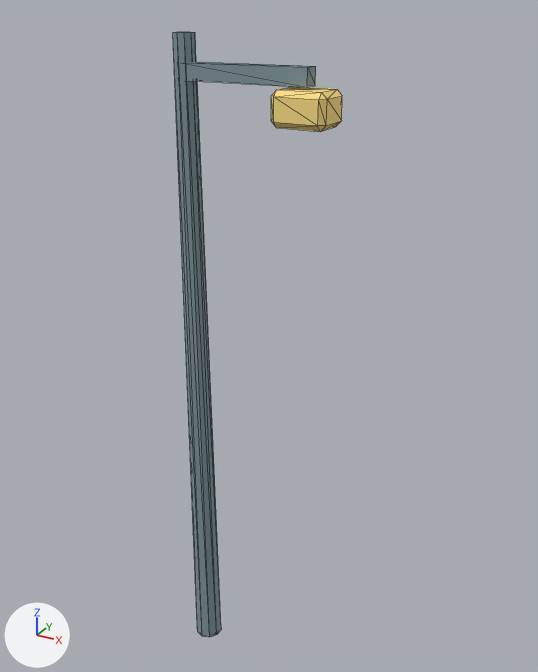
An edit to the glTF model do-not-drop/assets/models/environment/props/sm_env_prop_street_lamp.glb, drawn before and after from the same camera.
Before and after are seen from a 50 mm lens placed at (3.19, -4.58, 5.55), pointed at (0.55, 0.21, 3.15). Arrows for +X, +Y and +Z are at lower left; the lights stay in place. The picture after the commit comes second. Mesh edges are drawn as thin lines. Where no turn or scale is listed for an object, it has been applied to the vertices. Vertices at exactly the same position are counted once.

The scene before the commit, as lines of its bpy script (objects in view):
```python
me_cono_048 = bpy.data.meshes.new('Cono.048')
me_cono_048.from_pydata(...)  # a 10-sided cut cone along z (radius 0.12 at the low end, 0.08 at the high end) spanning x -0.11..0.11, y -0.12..0.12, z -2.7..2.7
me_cono_048.materials.append(mat_metal)  # greyish cyan #81979e
me_cubo_087 = bpy.data.meshes.new('Cubo.087')
me_cubo_087.from_pydata(...)  # a box spanning x -0.5..0.5, y -0.06..0.06, z -0.06..0.06
me_cubo_087.materials.append(mat_metal)  # greyish cyan #81979e
me_cubo_088 = bpy.data.meshes.new('Cubo.088')
me_cubo_088.from_pydata(...)  # 24 vertices, 44 faces; spans x -0.2..0.2, y -0.16..0.16, z -0.12..0.12
me_cubo_088.materials.append(mat_lamp)  # yellow #ffe186
ob_lamparm = bpy.data.objects.new('LampArm', me_cubo_087)
ob_lamparm.location = (0.48, 0.0, 5.15)
ob_lamphead = bpy.data.objects.new('LampHead', me_cubo_088)
ob_lamphead.location = (0.95, 0.0, 4.95)
ob_lamppost = bpy.data.objects.new('LampPost', me_cono_048)
ob_lamppost.location = (0.0, 0.0, 2.7)
```
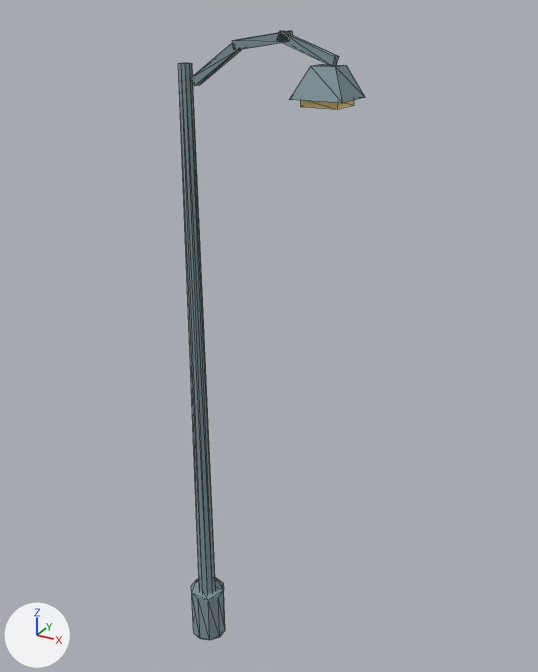
Where the newer file only moved an object's origin or applied its transform, the numbers keep the older frame.

Changed parts and their boxes (x1, y1, x2, y2) in the pictures (538 x 672 px):
'LampPost', rescaled (22% narrower, 12% shorter): before (173, 32, 221, 637); after (178, 63, 215, 594)
'LampHead', reshaped, moved, turned, recoloured: before (271, 87, 342, 131); after (289, 64, 365, 103)
'LampArm', reshaped (61% narrower, 69% taller): before (186, 62, 316, 87); after (191, 43, 241, 86)
'LampBase', added: after (191, 578, 225, 641)
'LampArm.002', added: after (278, 31, 339, 66)
'LampArm.001', added: after (232, 31, 293, 50)
'LampGlass', added: after (301, 100, 354, 109)

The change, as a list of edits to the scene's bpy script:
```text
Change me_cubo_087:
    remove me_cubo_087.from_pydata(...)  # 8 vertices, 12 faces; spans x -0.5..0.5, y -0.06..0.06, z -0.06..0.06
    add me_cubo_087.from_pydata(...)  # 8 vertices, 12 faces; spans x -0.42..-0.04, y -0.03..0.03, z -0.093..0.193
    me_cubo_087 part 1
    me_cubo_087.vertices[0].co: (-0.5, -0.06, -0.06) -> (-0.386, -0.03, -0.093)  # not seen -> pixel (194, 85)
    me_cubo_087.vertices[1].co: (-0.5, -0.06, 0.06) -> (-0.42, -0.03, -0.044)  # pixel (177, 62) -> pixel (190, 78)
    me_cubo_087.vertices[2].co: (-0.5, 0.06, -0.06) -> (-0.386, 0.03, -0.093)  # not seen -> pixel (199, 85)
    me_cubo_087.vertices[3].co: (-0.5, 0.06, 0.06) -> (-0.42, 0.03, -0.044)
    me_cubo_087.vertices[4].co: (0.5, -0.06, -0.06) -> (-0.04, -0.03, 0.144)  # pixel (307, 87) -> pixel (236, 50)
    me_cubo_087.vertices[5].co: (0.5, -0.06, 0.06) -> (-0.074, -0.03, 0.193)  # pixel (307, 67) -> pixel (232, 42)
    me_cubo_087.vertices[6].co: (0.5, 0.06, -0.06) -> (-0.04, 0.03, 0.144)  # pixel (315, 85) -> pixel (241, 50)
    me_cubo_087.vertices[7].co: (0.5, 0.06, 0.06) -> (-0.074, 0.03, 0.193)  # pixel (315, 66) -> not seen
Change me_cubo_088:
    remove me_cubo_088.from_pydata(...)  # 24 vertices, 44 faces; spans x -0.2..0.2, y -0.16..0.16, z -0.12..0.12
    remove me_cubo_088.materials.append(mat_lamp)  # yellow #ffe186
    add me_cubo_088.from_pydata(...)  # 8 vertices, 12 faces; spans x -0.26..0.26, y -0.26..0.26, z -0.1..0.1
    me_cubo_088 part 2: the whole mesh is rebuilt
    add me_cubo_088.materials.append(mat_metal)  # greyish cyan #81979e
Change me_cono_048:
    remove me_cono_048.from_pydata(...)  # 20 vertices, 36 faces; spans x -0.11..0.11, y -0.12..0.12, z -2.7..2.7
    add me_cono_048.from_pydata(...)  # 20 vertices, 36 faces; spans x -0.08..0.08, y -0.08..0.08, z -2.4..2.4
    me_cono_048 part 3: the whole mesh is scaled about its middle by (0.654, 0.654, 0.889)
Add me_cube_092:
    me_cube_092.from_pydata([(-0.208, -0.03, 0.044), (-0.187, -0.03, 0.1), (-0.208, 0.03, 0.044), (-0.187, 0.03, 0.1), (0.187, -0.03, -0.1), (0.208, -0.03, -0.044), (0.187, 0.03, -0.1), (0.208, 0.03, -0.044)], [], [(0, 1, 3), (0, 3, 2), (2, 3, 7), (2, 7, 6), (6, 7, 5), (6, 5, 4), (4, 5, 1), (4, 1, 0), (2, 6, 4), (2, 4, 0), (7, 3, 1), (7, 1, 5)])
    me_cube_092.materials.append(mat_metal)  # greyish cyan #81979e
Add me_cube_091:
    me_cube_091.from_pydata([(-0.203, -0.03, -0.061), (-0.212, -0.03, -0.002), (-0.203, 0.03, -0.061), (-0.212, 0.03, -0.002), (0.212, -0.03, 0.002), (0.203, -0.03, 0.061), (0.212, 0.03, 0.002), (0.203, 0.03, 0.061)], [], [(0, 1, 3), (0, 3, 2), (2, 3, 7), (2, 7, 6), (6, 7, 5), (6, 5, 4), (4, 5, 1), (4, 1, 0), (2, 6, 4), (2, 4, 0), (7, 3, 1), (7, 1, 5)])
    me_cube_091.materials.append(mat_metal)  # greyish cyan #81979e
Change ob_lamphead:
    ob_lamphead.location: (0.95, 0.0, 4.95) -> (1.1, 0.0, 5.12)
    ob_lamphead.rotation_euler: (0.0, 0.0, 0.0) -> (0.0, 0.0, 0.785)  # degrees (0, 0, 0) -> degrees (0, 0, 45)
Change ob_lamppost:
    ob_lamppost.location: (0.0, 0.0, 2.7) -> (0.0, 0.0, 2.8)
Add ob_lampglass:
    ob_lampglass = bpy.data.objects.new('LampGlass', me_cube_093)  # a box spanning x -0.13..0.13, y -0.13..0.13, z -0.025..0.025; in mat_lamp (yellow #ffe186)
    ob_lampglass.location = (1.1, 0.0, 5.0)
Add ob_lampbase:
    ob_lampbase = bpy.data.objects.new('LampBase', me_cone_078)  # a 10-sided cylinder along z spanning x -0.152..0.152, y -0.16..0.16, z -0.25..0.25; in mat_metal (greyish cyan #81979e)
    ob_lampbase.location = (0.0, 0.0, 0.25)
Add ob_lamparm_002:
    ob_lamparm_002 = bpy.data.objects.new('LampArm.002', me_cube_092)
    ob_lamparm_002.location = (0.95, 0.0, 5.32)
Add ob_lamparm_001:
    ob_lamparm_001 = bpy.data.objects.new('LampArm.001', me_cube_091)
    ob_lamparm_001.location = (0.62, 0.0, 5.36)
```
